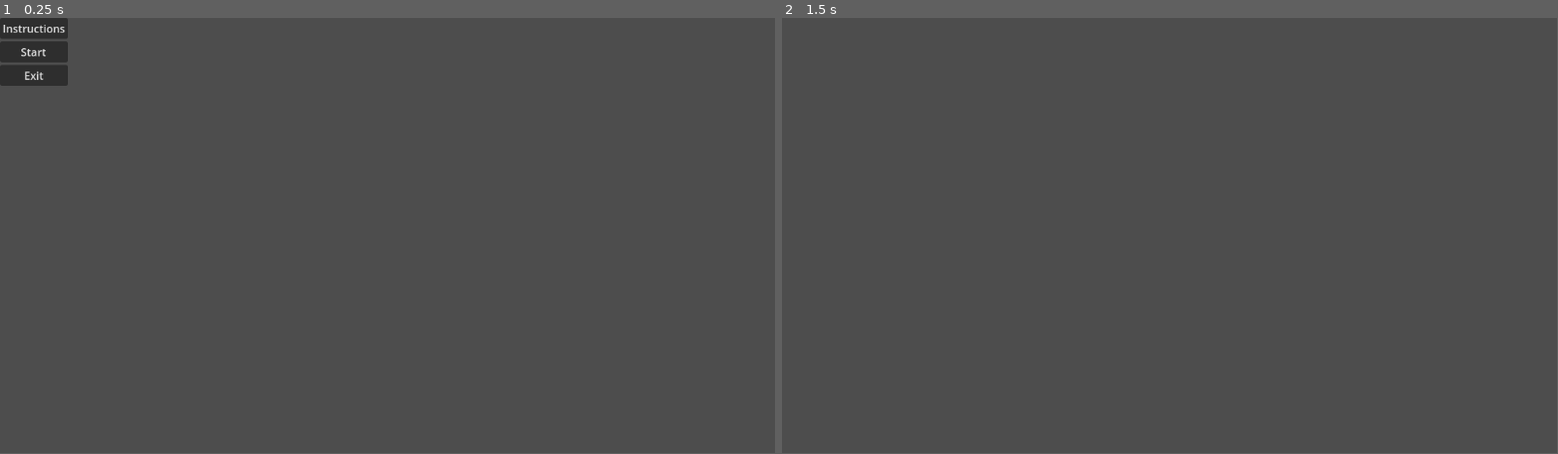
Above: before the commit, frames 1-2 (left to right).
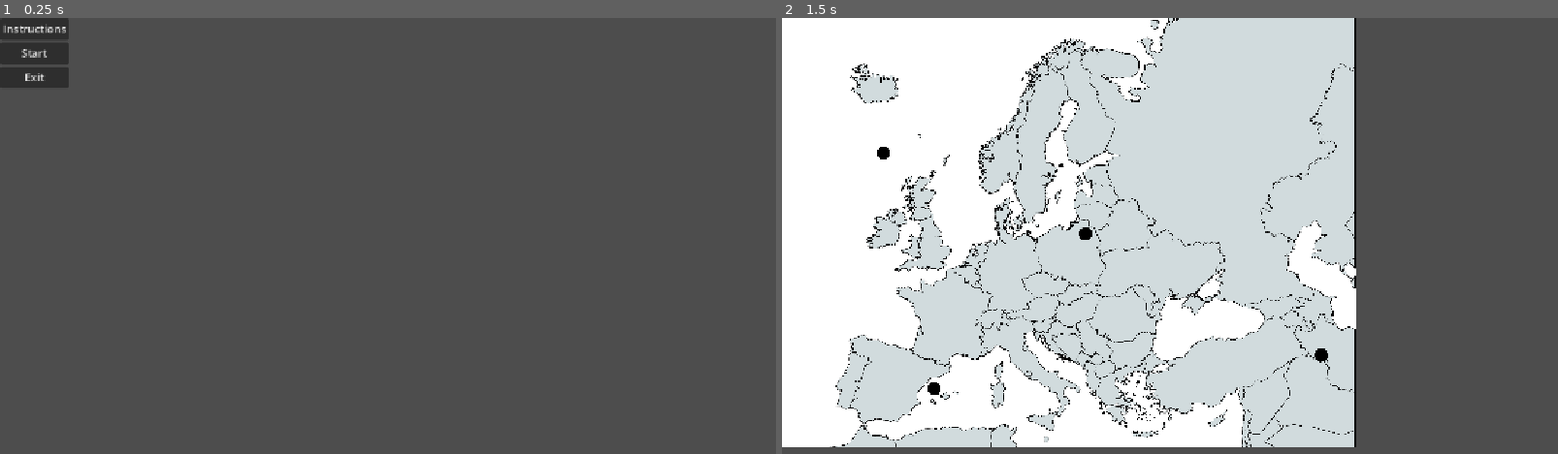
Above: after the commit, the same moments.

Repository: CanadianBoson/family-vacation
Game: Godot game, scene res://main_menu.tscn
Same seed, same stepped clock (60 frames per second), same inputs: the game is played once before the commit and once after it.
Inputs (mouse positions are in pixels of both pictures, inside the frame that each line leads up to):
- Up to frame 1 (0.25 s): no input
- Up to frame 2 (1.5 s): click "Start" at 0.5 s; tap Enter at 1.25 s; move the mouse to (1340, 214) at 1.27 s; click (1340, 214) at 1.42 s
In our replay, the window is 799x449 before the commit and 800x450 after it. These sizes can differ from the game's own. Grey fills any space a smaller window leaves; there, only what the larger window draws over its background counts as a difference.

The runs differ from the first frame. In frame 1, 0.3% of the frame differs, in the area x 0-9%, y 0-16%; in frame 2, 73%, in the area x 0-74%, y 0-99%.

Commit message:
feat: add pins, map, locations database

Diff:
--- /dev/null
+++ b/game_scene.gd
@@ -0,0 +1,93 @@
+# GameScene.gd
+# This script handles the main game screen, which displays a map
+# and allows the user to drop pins on it at specific, pre-determined locations.
+# Attach this script to the root Node2D of your game scene.
+
+extends Node2D
+
+# Preload the Pin scene so we can create instances of it.
+var pin_scene = preload("res://pin.tscn")
+
+# This node will hold all the pins that are dropped on the map.
+@onready var pins_container = $PinsContainer
+
+# This array will store the valid locations loaded from the JSON file.
+var valid_pin_locations = []
+# This defines how close (in pixels) the user must click to a valid spot.
+const CLICK_RADIUS = 10.0
+
+# The _ready function is called once when the node enters the scene tree.
+# We use it to load our database of pin locations.
+func _ready():
+	load_pin_locations()
+	# Request a redraw after loading locations to show the circles.
+	queue_redraw()
+
+# This function loads the coordinates from our JSON "database".
+func load_pin_locations():
+	var file_path = "res://locations.json"
+
+	# Check if the file exists before trying to open it.
+	if not FileAccess.file_exists(file_path):
+		print("Error: Pin locations file not found at ", file_path)
+		return
+
+	var file = FileAccess.open(file_path, FileAccess.READ)
+	var content = file.get_as_text()
+	var json_data = JSON.parse_string(content)
+
+	# Check if the JSON was parsed correctly.
+	if typeof(json_data) != TYPE_DICTIONARY or not json_data.has("locations"):
+		print("Error: Invalid JSON format in ", file_path)
+		return
+
+	# Loop through the locations in the JSON and add them to our array.
+	# We also add a "placed" flag to prevent dropping multiple pins in the same spot.
+	for location in json_data.locations:
+		var pos = Vector2(location.x, location.y)
+		valid_pin_locations.append({"position": pos, "placed": false})
+
+	print("Successfully loaded ", valid_pin_locations.size(), " pin locations.")
+
+# This function is called for every input event.
+func _unhandled_input(event):
+	# Check if the input event is a left mouse button click.
+	if event is InputEventMouseButton and event.button_index == MOUSE_BUTTON_LEFT and event.is_pressed():
+		var click_position = event.position
+
+		# Iterate through all valid locations to see if the click is close enough.
+		for location_data in valid_pin_locations:
+			# Only check spots that don't already have a pin.
+			if not location_data.placed:
+				var distance = click_position.distance_to(location_data.position)
+
+				# If the click is within the radius of a valid spot...
+				if distance <= CLICK_RADIUS:
+					# ...place a pin there and mark it as placed.
+					place_pin(location_data.position)
+					location_data.placed = true
+					# Request a redraw to remove the circle from the placed location.
+					queue_redraw()
+					# Stop checking so we don't place multiple pins for one click.
+					break
+
+# This function creates a new pin and places it on the map.
+func place_pin(position):
+	# Create a new instance of our preloaded Pin scene.
+	var new_pin = pin_scene.instantiate()
+
+	# Set the position of the new pin to the exact location from the database.
+	new_pin.position = position
+
+	# Add the new pin as a child of the PinsContainer node.
+	pins_container.add_child(new_pin)
+
+	print("Pin placed at valid location: ", position)
+
+# This function is called when the node needs to be drawn.
+func _draw():
+	# Iterate through all valid locations and draw a circle around unplaced ones.
+	for location_data in valid_pin_locations:
+		if not location_data.placed:
+			# Draw a filled black circle.
+			draw_circle(location_data.position, CLICK_RADIUS, "black")
--- a/game_scene.tscn
+++ b/game_scene.tscn
@@ -1,3 +1,22 @@
-[gd_scene format=3 uid="uid://d1r2dwh600cam"]
+[gd_scene load_steps=3 format=3 uid="uid://d1r2dwh600cam"]
+
+[ext_resource type="Texture2D" uid="uid://cev5vsiqpslrt" path="res://blank_map.png" id="1_mlf6e"]
+[ext_resource type="Script" uid="uid://b423nh08n8n7s" path="res://game_scene.gd" id="1_po0ka"]
 
 [node name="GameScene" type="Node2D"]
+script = ExtResource("1_po0ka")
+
+[node name="PinsContainer" type="Node2D" parent="."]
+z_index = 1
+position = Vector2(-6, 3)
+
+[node name="GameScene" type="Node2D" parent="."]
+
+[node name="MapBackground" type="TextureRect" parent="GameScene"]
+z_index = -1
+offset_left = -159.0
+offset_top = -65.0
+offset_right = 4433.0
+offset_bottom = 3131.0
+scale = Vector2(0.22, 0.22)
+texture = ExtResource("1_mlf6e")
--- /dev/null
+++ b/locations.json
@@ -0,0 +1,8 @@
+{
+  "locations": [
+	{ "x": 150, "y": 200 },
+	{ "x": 450, "y": 320 },
+	{ "x": 800, "y": 500 },
+	{ "x": 225, "y": 550 }
+  ]
+}
--- /dev/null
+++ b/pin.tscn
@@ -0,0 +1,10 @@
+[gd_scene load_steps=2 format=3 uid="uid://ymlato2cu7hc"]
+
+[ext_resource type="Texture2D" uid="uid://duph3aslo601i" path="res://pin.png" id="1_nikp6"]
+
+[node name="Pin" type="Node2D"]
+
+[node name="Sprite2D" type="Sprite2D" parent="."]
+position = Vector2(6.10352e-05, 3)
+scale = Vector2(0.0520831, 0.0438656)
+texture = ExtResource("1_nikp6")
--- a/project.godot
+++ b/project.godot
@@ -15,6 +15,11 @@
 config/features=PackedStringArray("4.4", "Forward Plus")
 config/icon="res://icon.svg"
 
+[display]
+
+window/stretch/mode="canvas_items"
+window/stretch/aspect="expand"
+
 [dotnet]
 
 project/assembly_name="family-vacation"
Binary file added: blank_map.png
Not shown, added: blank_map.png.import
Not shown, added: game_scene.gd.uid
Binary file added: pin.png
Not shown, added: pin.png.import
Not shown, added: .DS_Store
